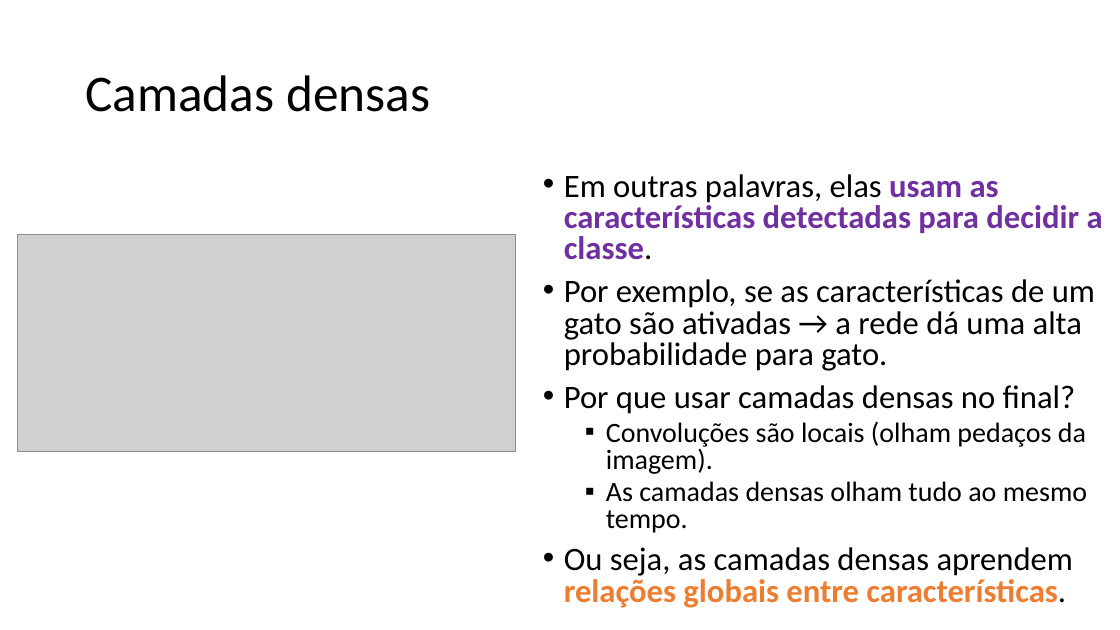
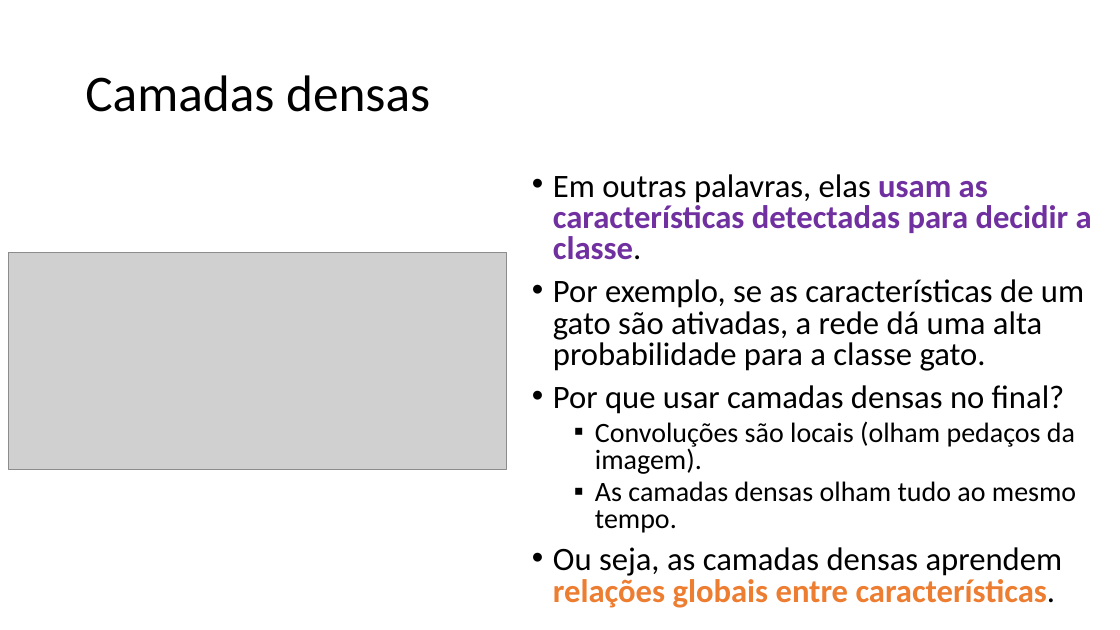
Before and after one commit to zz4fap/c24_inteligencia_artificial, a slide deck: slide 61 of slides/C24_CNN.pptx (slide 62 before the commit). Drawn at 1120x630 pixels with LibreOffice and Linux fonts; fonts in the diff are those of the drawing; grey boxes stand for pictures. Boxes give left, top, right and bottom in pixels: in the first picture for what was removed or moved away, otherwise in the second. Text is boxed around its words. In the diff, an @@ line names an element or a change of style, - is before the commit and + after.

```diff
--- a/slides/C24_CNN.pptx
+++ b/slides/C24_CNN.pptx
@@ text "Em outras palavras, elas usam ...": place and size @@
-text "Em outras palavras, elas usam ..." at bbox=[564, 174, 1103, 608]
+text "Em outras palavras, elas usam ..." at bbox=[553, 174, 1092, 608]
@@ picture: place and size @@
-picture at bbox=[18, 234, 516, 451]
+picture at bbox=[8, 252, 507, 469]
@@ text at bbox=[553, 279, 1084, 371]: text changed @@
-• Por exemplo, se as características de um gato são ativadas → a rede dá uma alta probabilidade para gato.
+• Por exemplo, se as características de um gato são ativadas, a rede dá uma alta probabilidade para a classe gato.
```
Also in this commit, not shown: 11 other slides changed, 1 slide removed.
